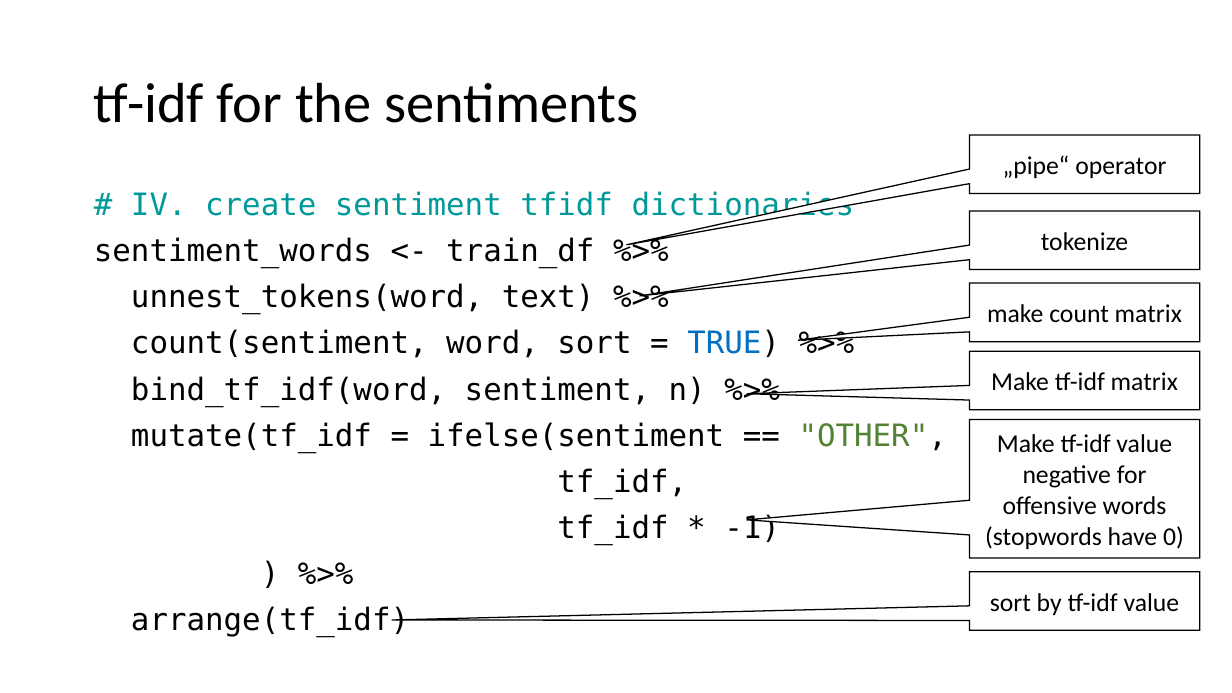
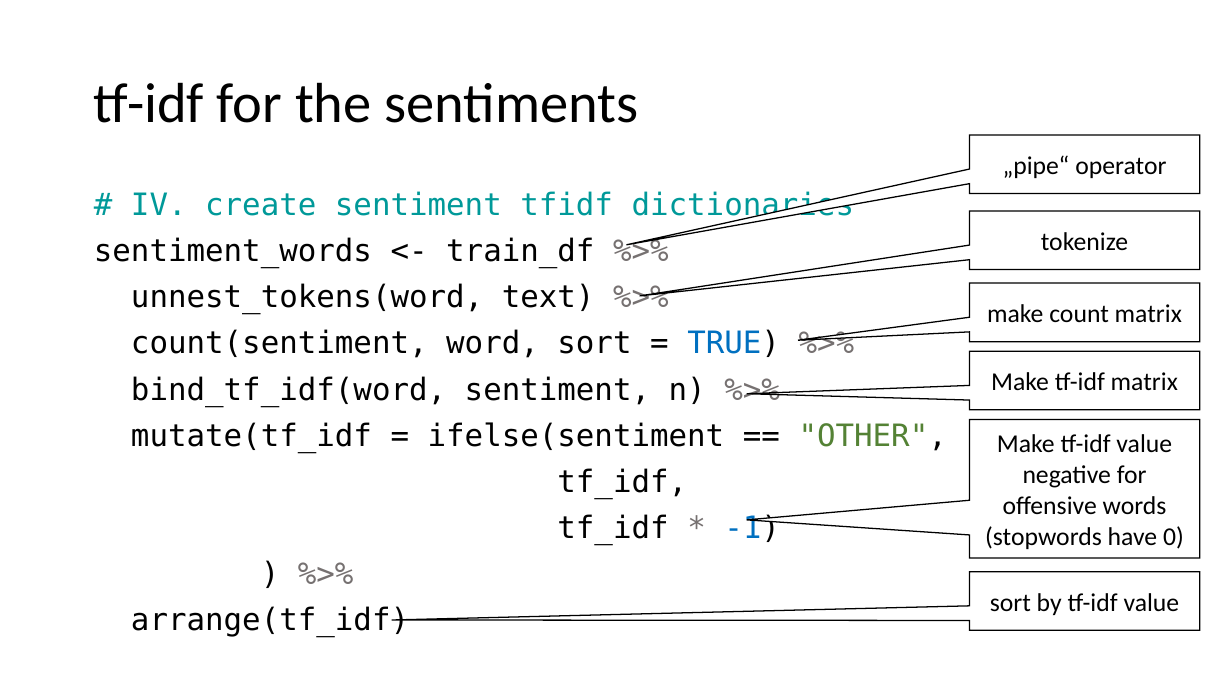
Before and after one commit to samuelstelzer/twitter_sentiment_analysis, a slide deck: slide 15 of handson_workshop.pptx. Drawn at 1232x693 pixels with LibreOffice and Linux fonts; fonts in the diff are those of the drawing. Boxes give left, top, right and bottom in pixels: in the first picture for what was removed or moved away, otherwise in the second. Text is boxed around its words. In the diff, an @@ line names an element or a change of style, - is before the commit and + after.

Commit message:
Fix issue with positive_words Fix feature creation method

```diff
--- a/handson_workshop.pptx
+++ b/handson_workshop.pptx
@@ text at [94, 237, 780, 545]: text colour #000000 to #767171 in "%>%", "%>%", "%>%", "%>%" and 2 more places; text colour #000000 to #0070C0 in "-1)" @@
```
Also in this commit, not shown: 8 other slides changed, 4 slides added, 1 slide removed, 11 other files.
